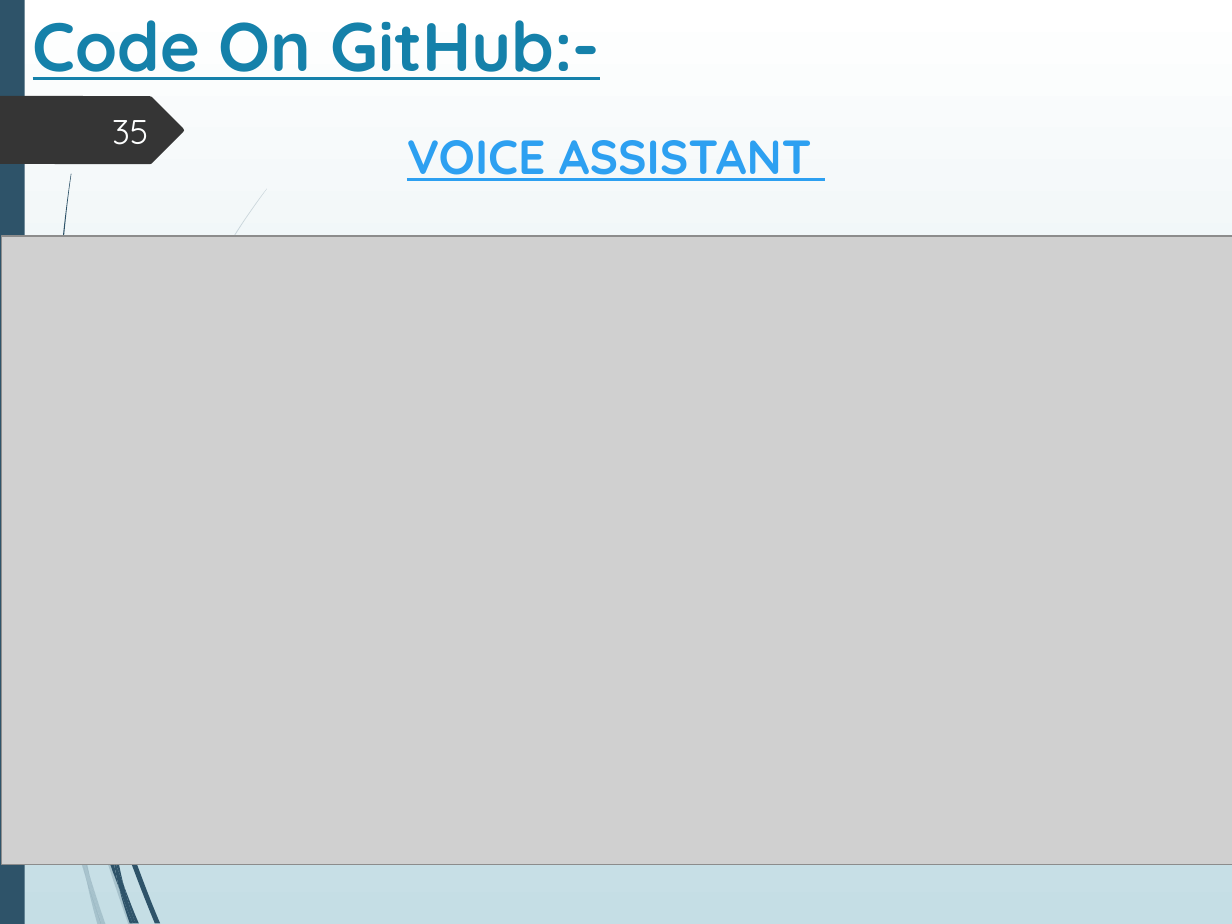
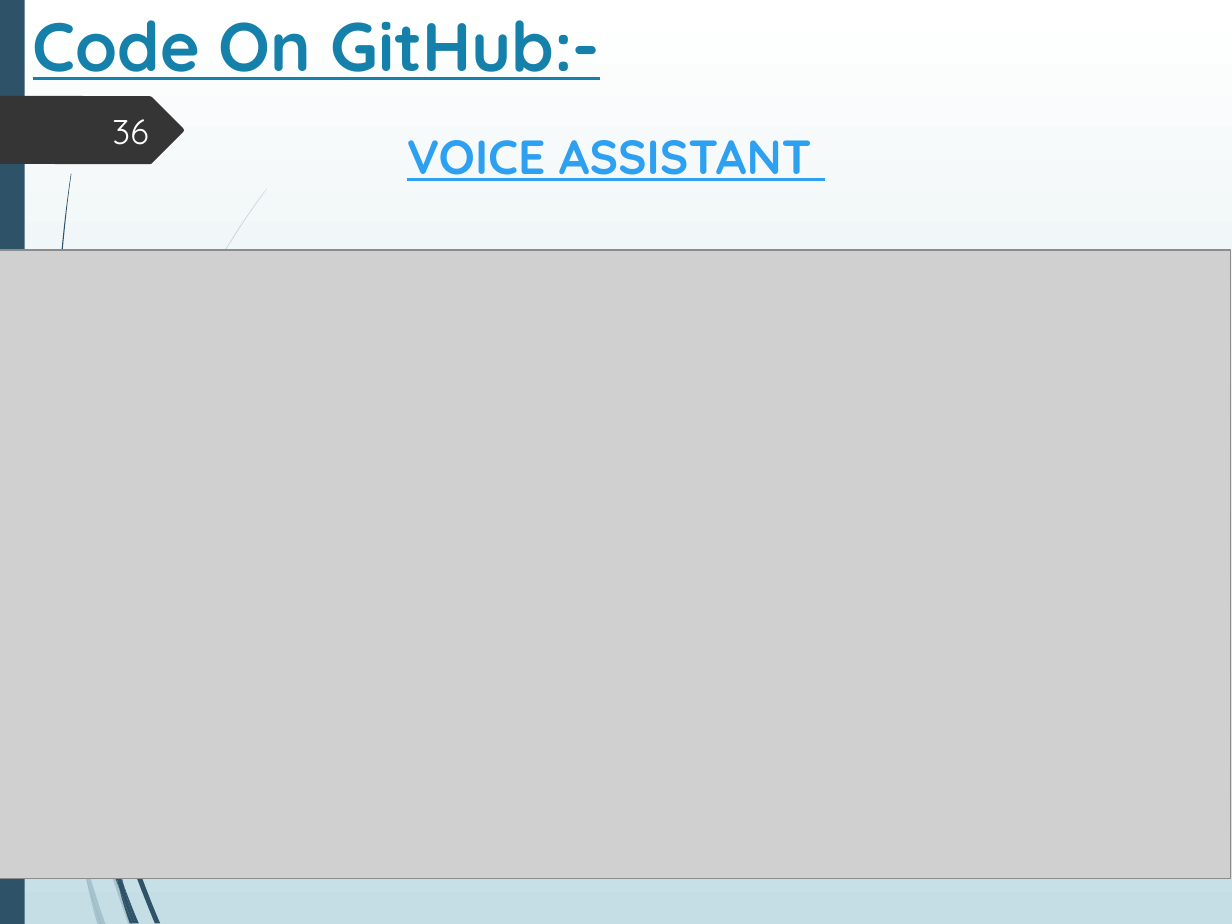
Before and after one commit to Hy-per-ion/andrew-voice-assistant, a slide deck: slide 36 of app/Personal_Robot_with_AI_enabled_Voice_Assistant.pptx (slide 35 before the commit). Drawn at 1232x924 pixels with LibreOffice and Linux fonts; fonts in the diff are those of the drawing; grey boxes stand for pictures. Boxes give left, top, right and bottom in pixels: in the first picture for what was removed or moved away, otherwise in the second. Text is boxed around its words. In the diff, an @@ line names an element or a change of style, - is before the commit and + after.

```diff
--- a/app/Personal_Robot_with_AI_enabled_Voice_Assistant.pptx
+++ b/app/Personal_Robot_with_AI_enabled_Voice_Assistant.pptx
@@ page number at [112, 119, 148, 145]: text changed @@
-35
+36
@@ picture: place and size @@
-picture at [1, 237, 1232, 865]
+picture at [0, 250, 1231, 878]
@@ text removed at [300, 864, 367, 865] @@
-6/6/2023
@@ text removed at [551, 864, 886, 865] @@
-Dept of CSE., SOE-Dayananda Sagar University
```
Also in this commit, not shown: 1 slide added.
